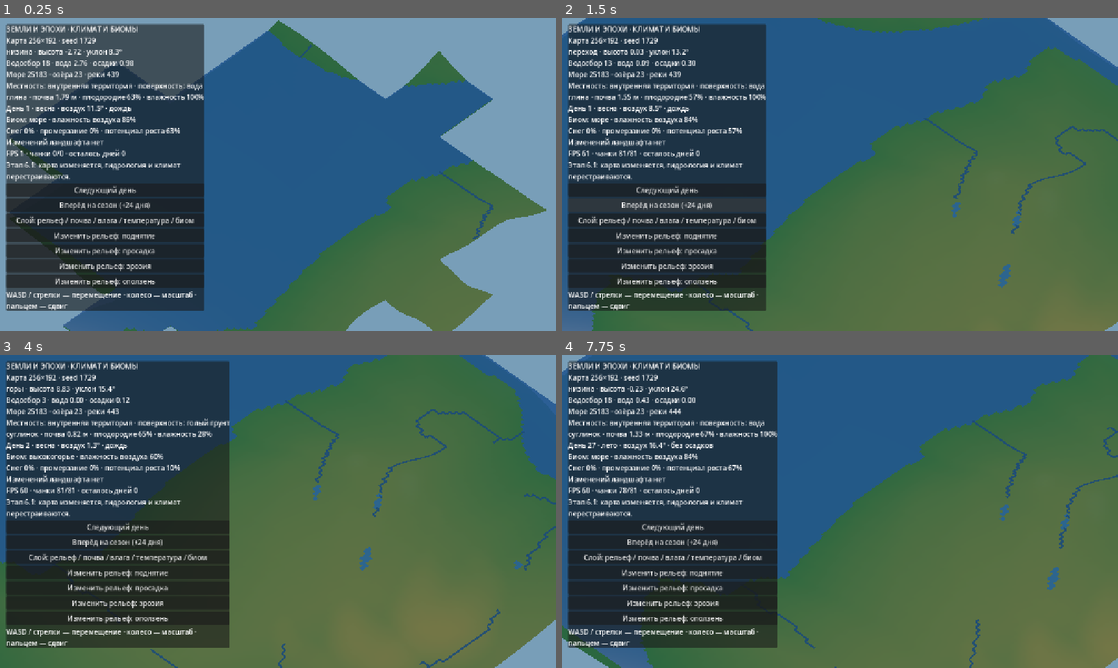
Above: before the commit, frames 1-4 (two rows, left to right).
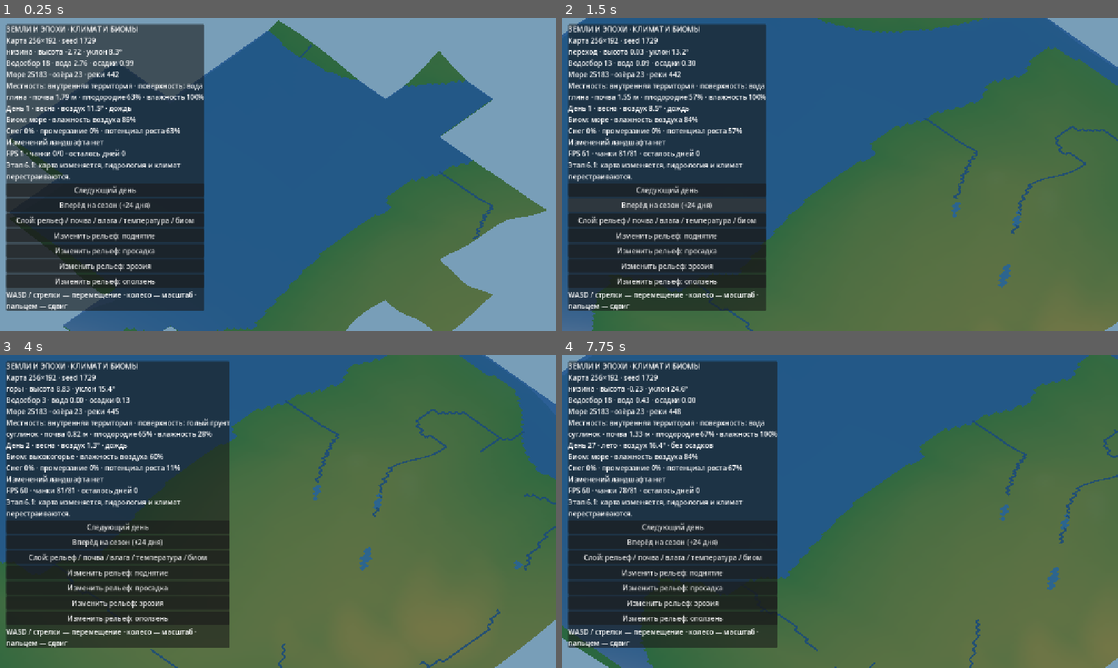
Above: after the commit, the same moments.

Repository: cyrox007/lands-and-ages
Game: Godot game, scene res://scenes/world.tscn
Same seed, same stepped clock (60 frames per second), same inputs: the game is played once before the commit and once after it.
Inputs (mouse positions are in pixels of both pictures, inside the frame that each line leads up to):
- Up to frame 1 (0.25 s): no input
- Up to frame 2 (1.5 s): move the mouse to (962, 158) at 0.52 s; hold D 0.53-1.25 s; click (962, 158) at 0.67 s; drag from (728, 190) to (812, 237) at 1.27 s
- Up to frame 3 (4 s): click "Следующий день" at 2 s; move the mouse to (333, 442) at 2.77 s; hold D 2.78-3.5 s; drag from (250, 574) to (111, 464) at 3.52 s
- Up to frame 4 (7.75 s): click "Следующий день" at 4.25 s; move the mouse to (1006, 558) at 5.02 s; hold A 5.03-5.75 s; drag from (673, 464) to (756, 433) at 5.77 s; click "Вперёд на сезон (+24 дня)" at 6.5 s; move the mouse to (867, 511) at 7.27 s; hold S from 7.28 s (still down); click (867, 511) at 7.42 s

The runs differ from the first frame. In frame 1, less than 0.1% of the frame differs, in the area x 20-24%, y 14-20%; in frame 2, less than 0.1%; in frame 3, less than 0.1%; in frame 4, less than 0.1%, in the area x 20-100%, y 17-100%.

Commit message:
feat(climate): плавная сезонность осадков и смешанные осадки возле нуля

Diff:
--- a/godot/scripts/climate.gd
+++ b/godot/scripts/climate.gd
@@ -37,6 +37,21 @@
 
 static func season_name(index: int) -> String:
 	return SEASONS[posmod(index / SEASON_DAYS, SEASONS.size())]
+
+
+static func snowfall_fraction(air_temperature: float) -> float:
+	# В околонулевом диапазоне возможны смешанные осадки.
+	# При +2 °C и выше новых снеговых осадков нет.
+	return 1.0 - smoothstep(-1.5, 2.0, air_temperature)
+
+
+static func _seasonal_rain_factor(day_of_year: int, latitude: float) -> float:
+	# В холодных широтах весна и осень влажнее лета и зимы.
+	# К югу постепенно переходим к летнему дождливому сезону.
+	var phase := TAU * float(day_of_year % YEAR_DAYS) / float(YEAR_DAYS)
+	var temperate := 0.80 + 0.30 * cos(phase * 2.0)
+	var southern := 0.84 + 0.43 * sin(phase)
+	return lerpf(temperate, southern, smoothstep(0.25, 0.85, latitude))
 
 
 static func _smooth_noise(x: float, y: float, seed: int) -> float:
@@ -134,7 +149,8 @@
 		var latitude := (float(y) + 0.5) / float(_height)
 		for x in range(_width):
 			var i := y * _width + x
-			var season := sin(TAU * float(day) / float(YEAR_DAYS))
+			var season := sin(TAU * float(day % YEAR_DAYS) / float(YEAR_DAYS))
+			var rain_factor := _seasonal_rain_factor(day, latitude)
 			var amplitude := lerpf(13.0, 6.0, latitude) * \
 				(1.0 - _marine[i] * 0.28)
 			var front := _smooth_noise((float(x) + float(day) * 1.8) / 55.0,
@@ -144,7 +160,7 @@
 			_temperature[i] = _mean[i] + season * amplitude + front * 3.1
 			var threshold := 0.11 - _humidity[i] * 0.20
 			_rain[i] = clampf(maxf(0.0, local * 0.9 + front * 0.4 - threshold)
-				* _humidity[i] * 2.5, 0.0, 3.0)
+				* _humidity[i] * 2.5 * rain_factor, 0.0, 3.0)
 	revision += 1
 	weather_changed.emit(day)
 
@@ -177,13 +193,20 @@
 		return {}
 	var temp: float = _temperature[i]
 	var rain: float = _rain[i]
+	var snow_share := snowfall_fraction(temp)
 	return {
 		"temperature": temp,
 		"annual_temperature": _mean[i],
 		"humidity": _humidity[i],
 		"precipitation": rain,
-		"weather": ("снег" if temp <= 0.0 else "дождь") if rain > 0.08 else "без осадков",
+		"rainfall": rain * (1.0 - snow_share),
+		"snowfall": rain * snow_share,
+		"weather": ("снег" if snow_share >= 0.75 else
+			("мокрый снег" if snow_share > 0.15 else "дождь"))
+			if rain > 0.08 else "без осадков",
 		"season": season_name(day),
+		"seasonal_precipitation_factor": _seasonal_rain_factor(day,
+			(float(cell.y) + 0.5) / float(_height)),
 		"marine_influence": _marine[i]
 	}
 
